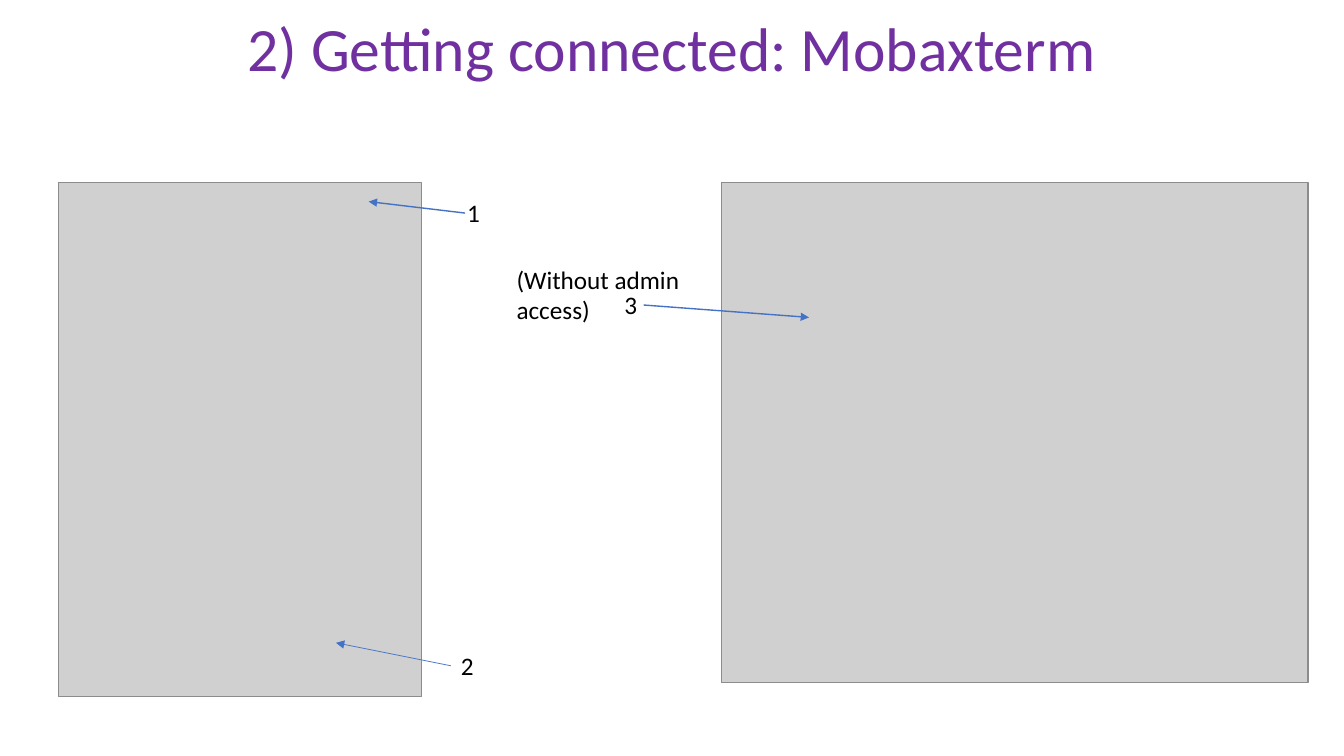
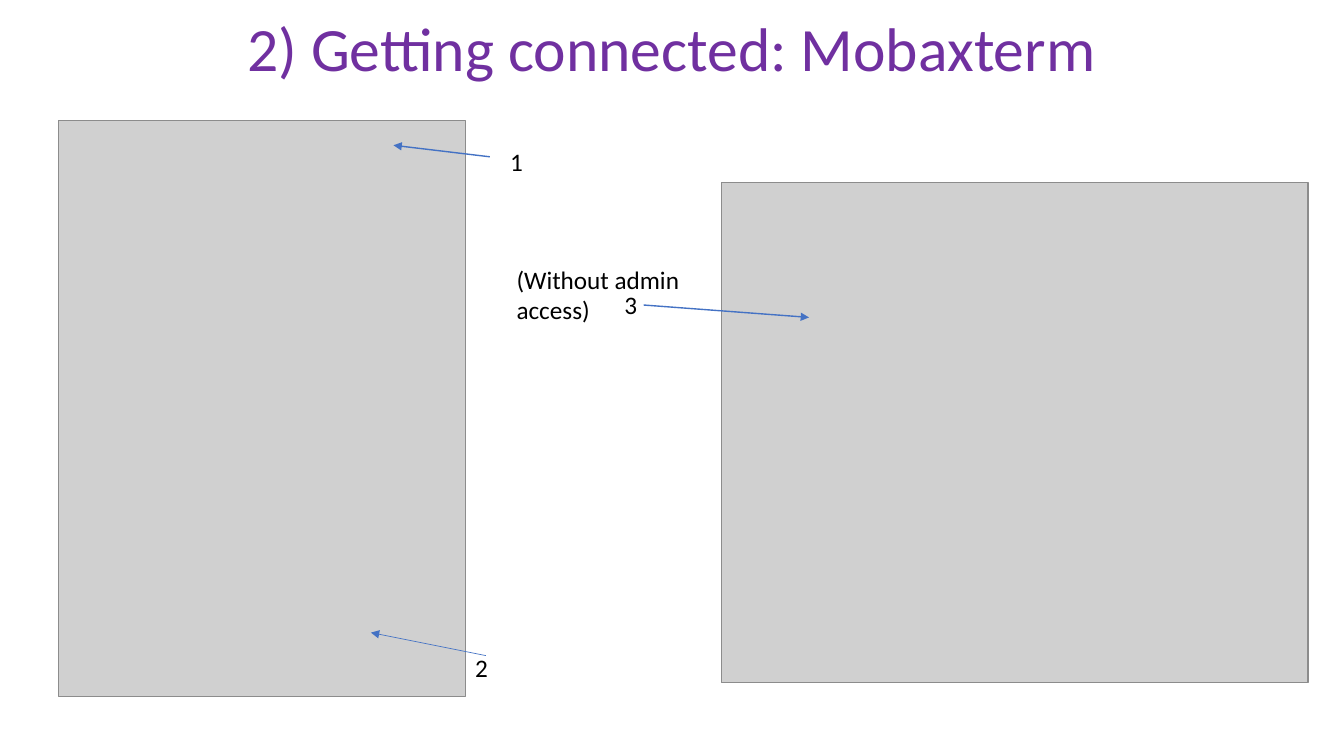
Before and after one commit to peterthorpe5/Sys_admin, a slide deck: slide 2 of cluster_course/powerpoint/2_Getting_connected.pptx. Drawn at 1344x756 pixels with LibreOffice and Linux fonts; fonts in the diff are those of the drawing; grey boxes stand for pictures. Boxes give left, top, right and bottom in pixels: in the first picture for what was removed or moved away, otherwise in the second. Text is boxed around its words. In the diff, an @@ line names an element or a change of style, - is before the commit and + after.

```diff
--- a/cluster_course/powerpoint/2_Getting_connected.pptx
+++ b/cluster_course/powerpoint/2_Getting_connected.pptx
@@ picture: place and size @@
-picture at (58, 182, 421, 697)
+picture at (58, 121, 465, 697)
@@ arrow moved from (465, 213) - (369, 202) to (490, 157) - (393, 145) @@
@@ text "1": place and size @@
-text "1" at (467, 205, 480, 222)
+text "1" at (510, 154, 523, 171)
@@ arrow moved from (451, 666) - (336, 643) to (486, 655) - (371, 633) @@
@@ text "2": place and size @@
-text "2" at (461, 658, 474, 675)
+text "2" at (475, 660, 488, 677)
```
Also in this commit, not shown: 3 other slides changed, 5 other files.
